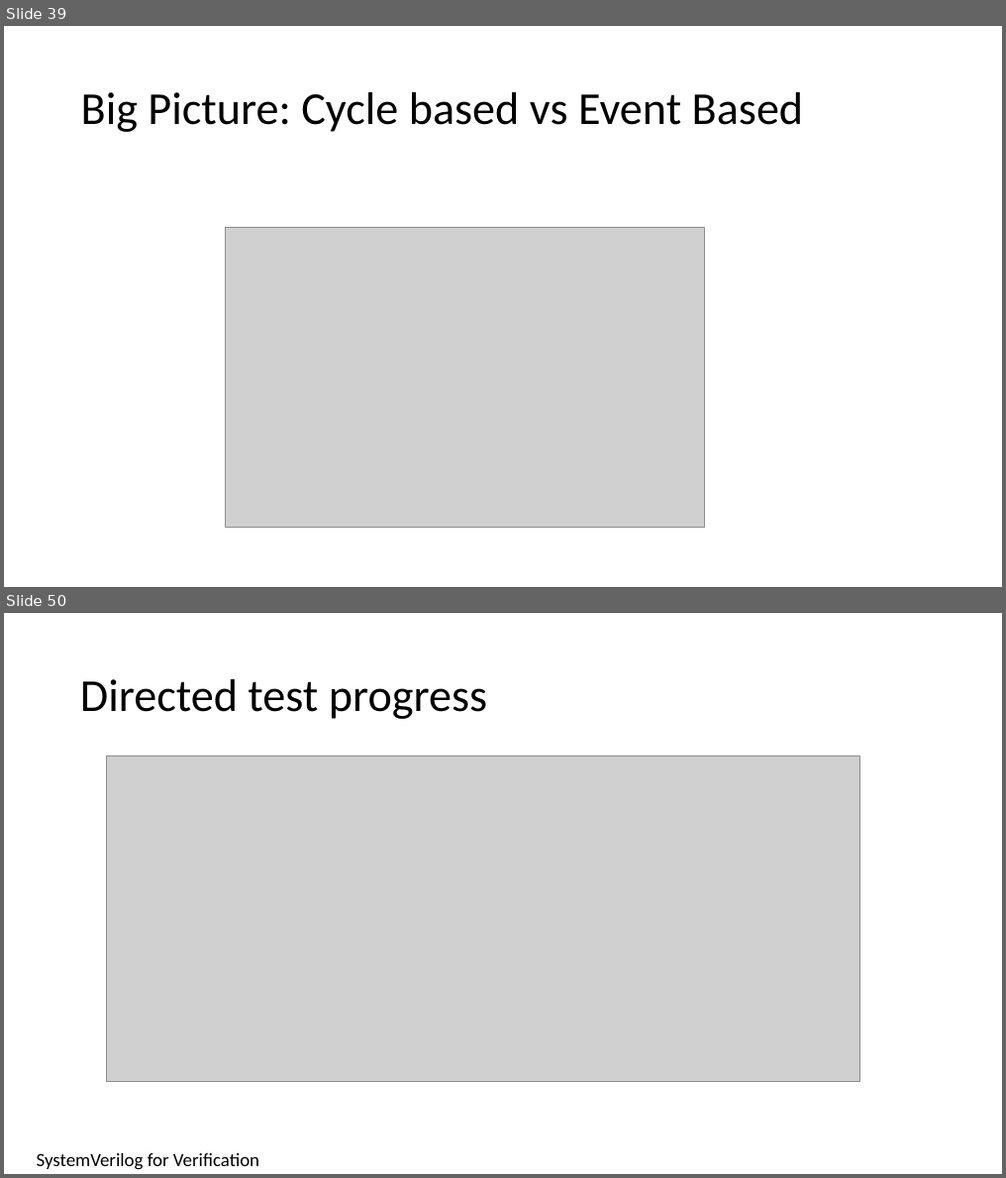
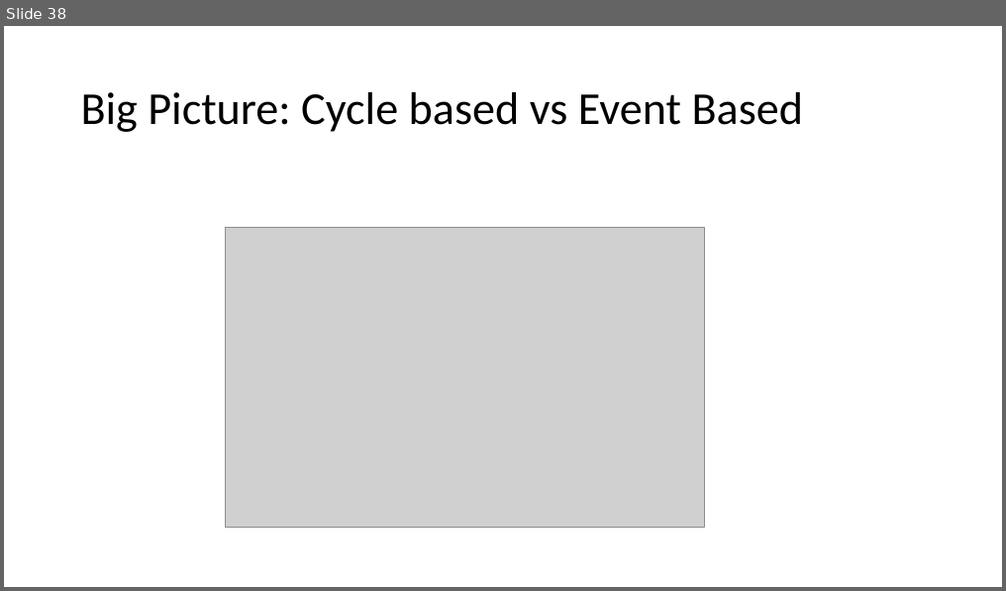
Before and after one commit to isomoye/EEGR471, a slide deck: sections/Segment_3.pptm. Shown one above the other, each under a label of ours: slides 39 and 50 before the commit, slide 38 after it; the slides between them are not shown. The pictures are 1006x1178 and 1006x591 pixels, drawn with LibreOffice and Linux fonts; fonts in the diff are those of the drawing; grey boxes stand for pictures. Boxes give left, top, right and bottom in pixels: in the first picture for what was removed or moved away, otherwise in the second. Text is boxed around its words. In the diff, an @@ line names an element or a change of style, - is before the commit and + after.

```diff
--- a/sections/Segment_3.pptm
+++ b/sections/Segment_3.pptm
@@ slide 50 removed at (4,613,1002,1174), background #FFFFFF @@
@@ title removed at (80,679,487,719) @@
-Directed test progress
@@ picture removed at (107,756,859,1081) @@
@@ text removed at (37,1154,259,1170) @@
-SystemVerilog for Verification
@@ what was slide 39 is now slide 38 @@
```
Also in this commit, not shown: 8 slides changed, 113 other slides removed, 19 other files.
